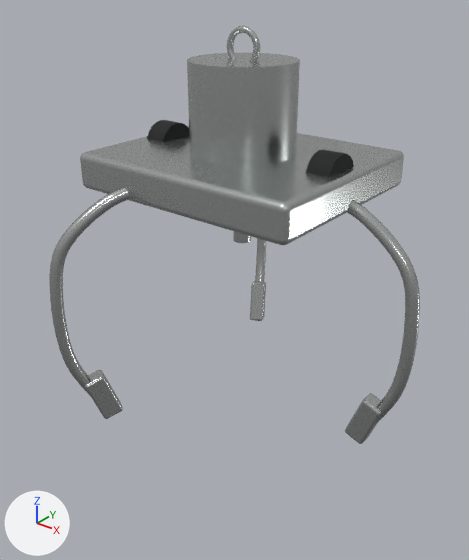
The glTF model public/models/reference/claw.glb: old version first, new version second.
Camera for both pictures: a camera (50 mm lens) standing at (1.48, -1.9, 0.7) and looking at (0.05, -0.11, -0.41). The lights are fixed; the arrows at lower left show +X, +Y and +Z. The first picture is the older version. Where no turn or scale is listed for an object, it has been applied to the vertices. Vertices at exactly the same position are counted once.

Names of what the first picture shows: 'CableAnchor', 'CarriagePlate', 'CarriageWheel', 'CarriageWheel.001', 'ClawTip', 'ClawTip.001', 'ClawTip.002', 'Prong_1', 'Prong_2', 'Prong_3', 'Solenoid' and 1 more.
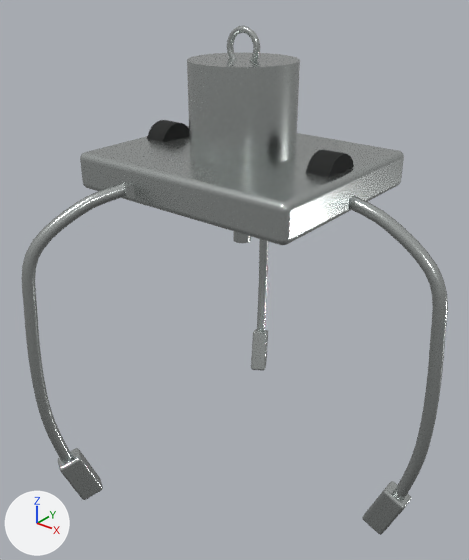
ob_armpivot_1 is not drawn itself; it is the parent of ob_armhinge_1.
ob_armpivot_2 is not drawn itself; it is the parent of ob_armhinge_2.
ob_armpivot_3 is not drawn itself; it is the parent of ob_armhinge_3.

Edits to the scene script, one JSON object a line:
```json
{"block": "me_mesh_10", "where": "# used by ob_prong_1; location = (0.38, 0.0, -0.02)"}
{"op": "remove", "block": "me_mesh_10", "code": "me_mesh_10.from_pydata(...)  # 331 vertices, 640 faces; spans x -0.007..0.386, y -0.024..0.024, z -0.91..0.022"}
{"op": "add", "block": "me_mesh_10", "code": "me_mesh_10.from_pydata(...)  # 331 vertices, 640 faces; spans x -0.006..0.434, y -0.024..0.024, z -1.306..0.022"}
{"block": "me_mesh_10", "change": "me_mesh_10 part 1: 324 of 331 vertices moved; they spanned x -0.007..0.386, y -0.024..0.024, z -0.91..0.022 and now span x -0.006..0.434, y -0.024..0.024, z -1.306..0.022; mean shift (0.055, 0.0, -0.179); largest move (0.209, 0.007, -0.89) -> (0.278, 0.007, -1.294)"}
{"block": "me_mesh_13", "where": "# used by ob_prong_2; location = (-0.19, -0.329, -0.02)"}
{"op": "remove", "block": "me_mesh_13", "code": "me_mesh_13.from_pydata(...)  # 331 vertices, 640 faces; spans x -0.205..0.021, y -0.338..0.014, z -0.91..0.022"}
{"op": "add", "block": "me_mesh_13", "code": "me_mesh_13.from_pydata(...)  # 331 vertices, 640 faces; spans x -0.229..0.021, y -0.379..0.013, z -1.306..0.022"}
{"block": "me_mesh_13", "change": "me_mesh_13 part 2: 324 of 331 vertices moved; they spanned x -0.205..0.01, y -0.338..0.01, z -0.91..0.022 and now span x -0.229..0.01, y -0.379..0.009, z -1.306..0.022; mean shift (-0.028, -0.048, -0.179); largest move (-0.111, -0.178, -0.89) -> (-0.145, -0.237, -1.294)"}
{"block": "me_mesh_16", "where": "# used by ob_prong_3; location = (-0.19, 0.329, -0.02)"}
{"op": "remove", "block": "me_mesh_16", "code": "me_mesh_16.from_pydata(...)  # 331 vertices, 640 faces; spans x -0.205..0.021, y -0.014..0.338, z -0.91..0.022"}
{"op": "add", "block": "me_mesh_16", "code": "me_mesh_16.from_pydata(...)  # 331 vertices, 640 faces; spans x -0.229..0.021, y -0.013..0.379, z -1.306..0.022"}
{"block": "me_mesh_16", "change": "me_mesh_16 part 3: 324 of 331 vertices moved; they spanned x -0.205..0.01, y -0.01..0.338, z -0.91..0.022 and now span x -0.229..0.01, y -0.009..0.379, z -1.306..0.022; mean shift (-0.028, 0.048, -0.179); largest move (-0.111, 0.178, -0.89) -> (-0.145, 0.237, -1.294)"}
{"op": "set", "path": "ob_armpivot_1.location", "old": "(0.38, 0.0, -0.02)", "new": "(0.44, 0.0, -0.02)"}
{"op": "set", "path": "ob_prong_1.location", "old": "(0.38, 0.0, -0.02)", "new": "(0.44, 0.0, -0.02)"}
{"op": "set", "path": "ob_clawtip.location", "old": "(0.23, 0.0, -0.86)", "new": "(0.3, 0.0, -1.24)"}
{"op": "set", "path": "ob_armpivot_2.location", "old": "(-0.19, -0.329, -0.02)", "new": "(-0.22, -0.381, -0.02)"}
{"op": "set", "path": "ob_prong_2.location", "old": "(-0.19, -0.329, -0.02)", "new": "(-0.22, -0.381, -0.02)"}
{"op": "set", "path": "ob_clawtip_001.location", "old": "(0.23, 0.0, -0.86)", "new": "(0.3, 0.0, -1.24)"}
{"op": "set", "path": "ob_clawtip_001.rotation_euler", "old": "(0.0, 0.35, 0.0)", "new": "(0.0, 0.38, 0.0)", "note": "degrees (0, 20, 0) -> degrees (0, 22, 0)"}
{"op": "set", "path": "ob_armpivot_3.location", "old": "(-0.19, 0.329, -0.02)", "new": "(-0.22, 0.381, -0.02)"}
{"op": "set", "path": "ob_prong_3.location", "old": "(-0.19, 0.329, -0.02)", "new": "(-0.22, 0.381, -0.02)"}
{"op": "set", "path": "ob_clawtip_002.location", "old": "(0.23, 0.0, -0.86)", "new": "(0.3, 0.0, -1.24)"}
```

Boxes (x1, y1, x2, y2) around the edits, measured in the pictures (469 x 560 px):
```json
{"object": "Prong_1", "change": "reshaped, moved", "before": [347, 200, 420, 425], "after": [349, 195, 448, 500]}
{"object": "Prong_2", "change": "reshaped, moved", "before": [49, 188, 129, 394], "after": [22, 183, 126, 463]}
{"object": "ClawTip", "change": "moved", "before": [345, 393, 382, 444], "after": [362, 481, 411, 535]}
{"object": "ClawTip.001", "change": "moved, turned", "before": [85, 370, 123, 419], "after": [58, 448, 103, 500]}
{"object": "ClawTip.002", "change": "moved", "before": [250, 281, 266, 321], "after": [251, 329, 268, 371]}
{"object": "Prong_3", "change": "reshaped, moved", "before": [255, 238, 266, 282], "after": [257, 239, 268, 331]}
```
